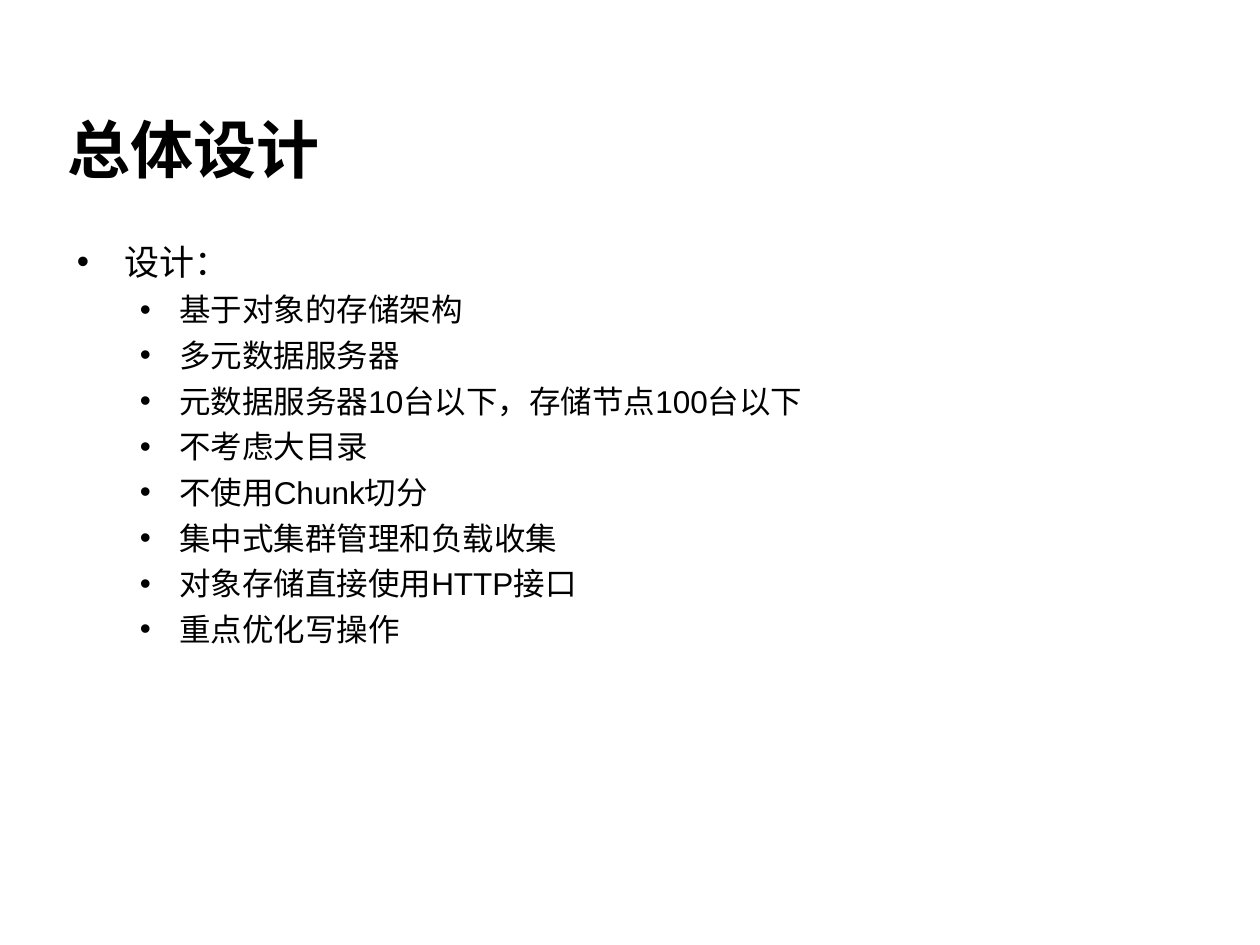
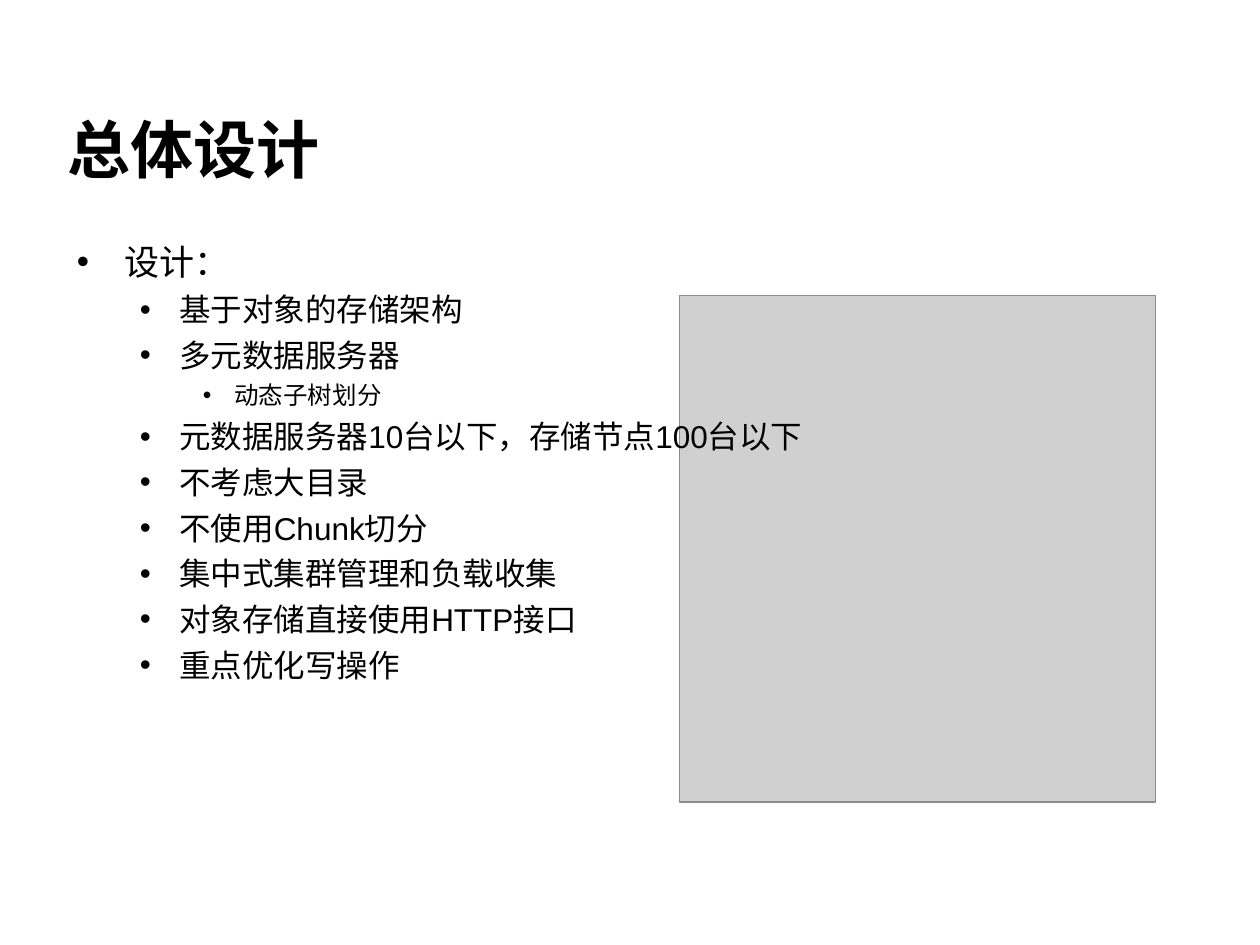
Before and after one commit to cheliequan/idning-paper, a slide deck: slide 12 of draft/答辩.ppt (slide 5 before the commit). Drawn at 1260x945 pixels with LibreOffice and Linux fonts; fonts in the diff are those of the drawing; grey boxes stand for pictures; background and template pictures are left out. Boxes give left, top, right and bottom in pixels: in the first picture for what was removed or moved away, otherwise in the second. Text is boxed around its words. In the diff, an @@ line names an element or a change of style, - is before the commit and + after.

```diff
--- a/draft/答辩.ppt
+++ b/draft/答辩.ppt
@@ picture added at (x1=679, y1=295, x2=1155, y2=801) @@
@@ text at (x1=234, y1=383, x2=381, y2=406): paragraph added @@
+    • 动态子树划分
```
Also in this commit, not shown: 7 other slides changed, 8 slides added, 9 slides removed, 1 other file.
